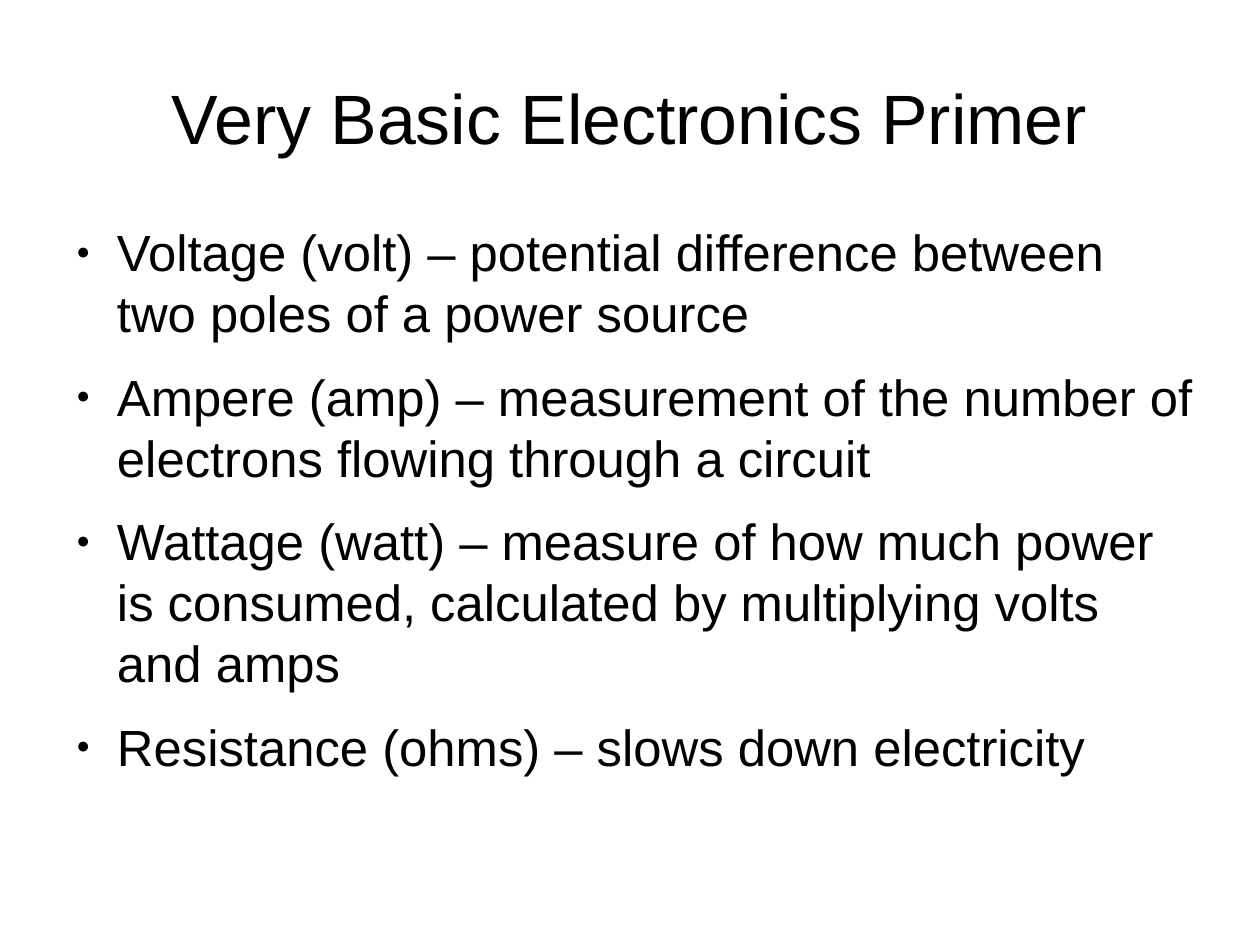
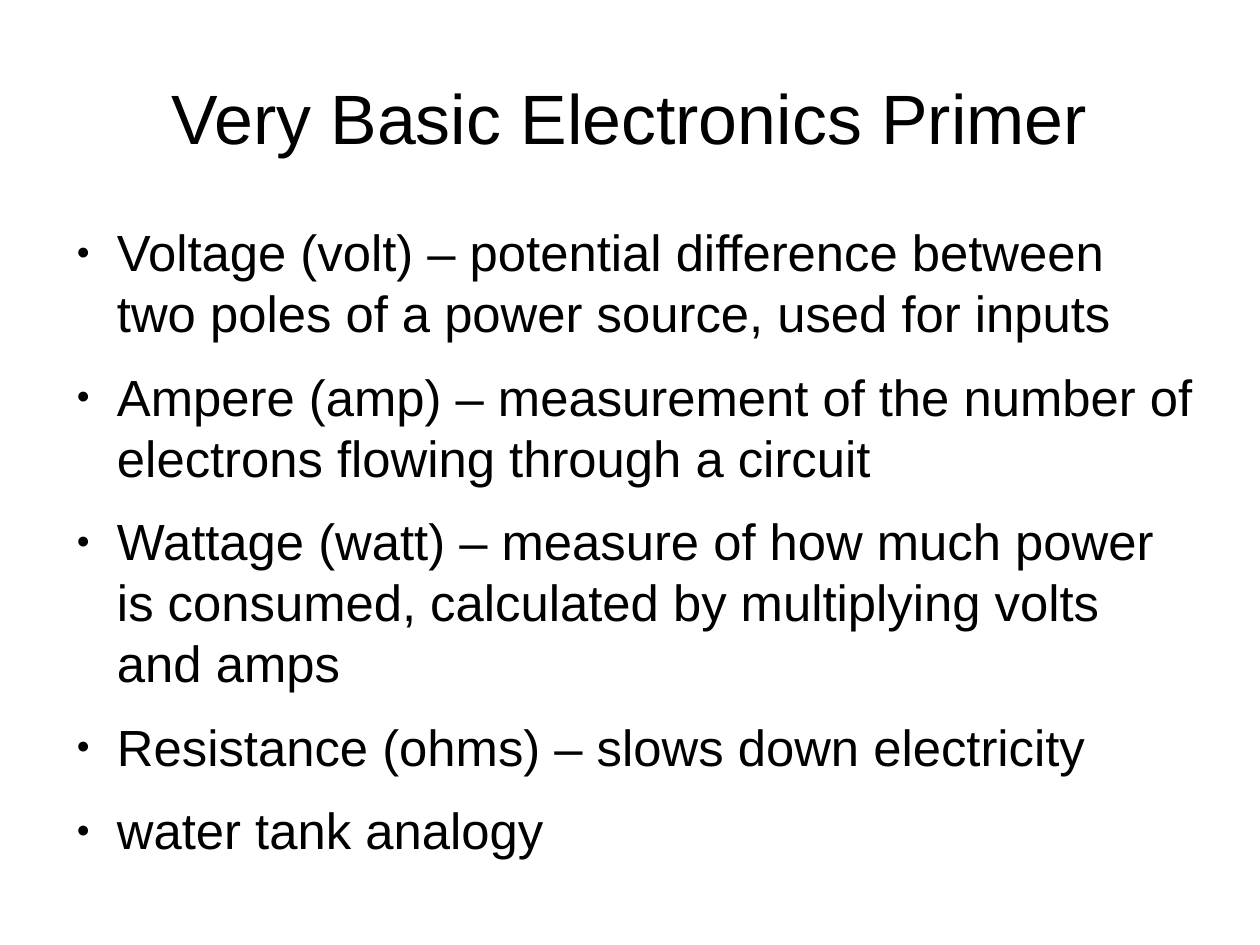
Before and after one commit to jasonmfehr/jug-arduino, a slide deck: slide 3 of presentation/Illnois_JUG_2014_09_09.odp. Drawn at 1260x945 pixels with LibreOffice and Linux fonts; fonts in the diff are those of the drawing. Boxes give left, top, right and bottom in pixels: in the first picture for what was removed or moved away, otherwise in the second. Text is boxed around its words. In the diff, an @@ line names an element or a change of style, - is before the commit and + after.

```diff
--- a/presentation/Illnois_JUG_2014_09_09.odp
+++ b/presentation/Illnois_JUG_2014_09_09.odp
@@ text at <box>117,234,1110,343</box>: text changed @@
-● Voltage (volt) – potential difference between two poles of a power source
+● Voltage (volt) – potential difference between two poles of a power source, used for inputs
@@ text at <box>117,812,543,860</box>: paragraph added @@
+● water tank analogy
```
Also in this commit, not shown: 4 other slides changed, 1 slide added, 1 slide removed.
